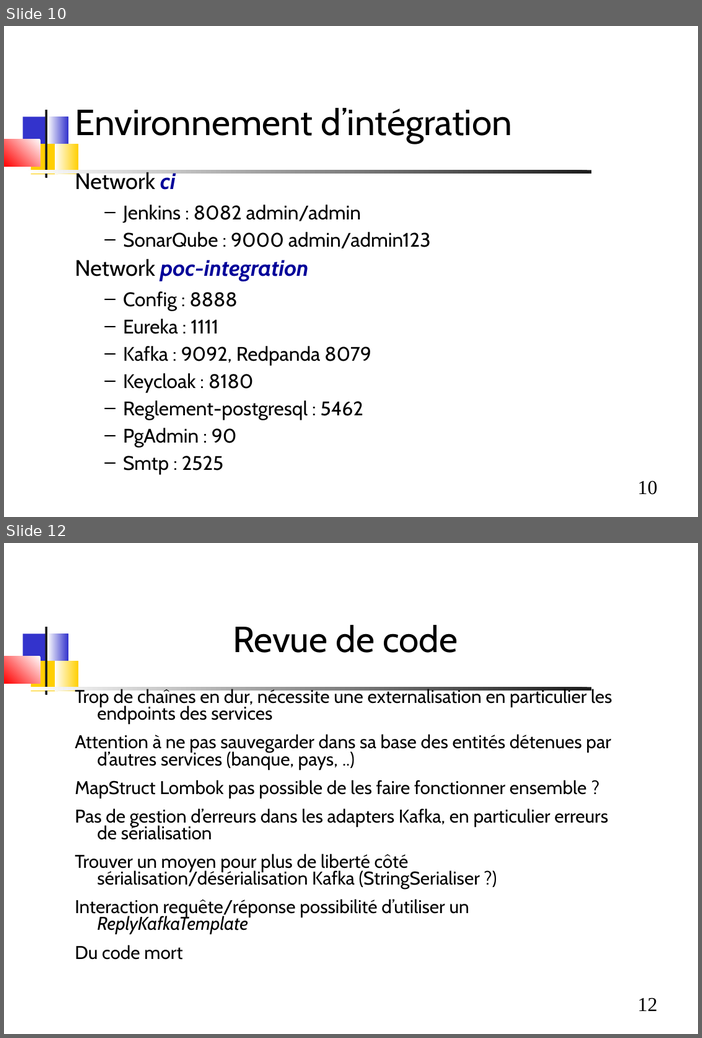
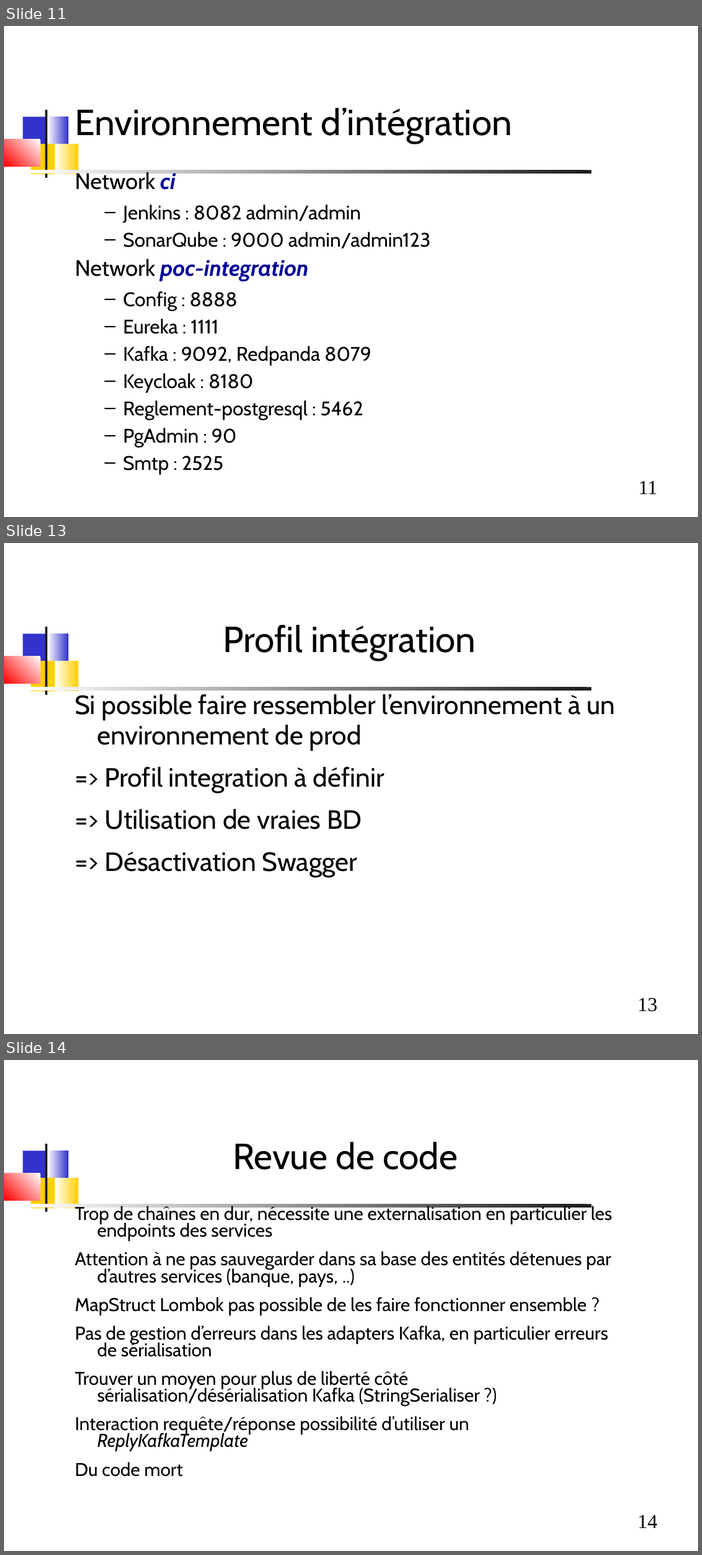
Before and after one commit to dthibau/bceao-cursus, a slide deck: 5_poc2/Increment2.odp. Shown one above the other, each under a label of ours: slides 10 and 12 before the commit, slides 11, 13 and 14 after it; the slides between them are not shown. The pictures are 702x1038 and 702x1555 pixels, drawn with LibreOffice and Linux fonts; fonts in the diff are those of the drawing. Boxes give left, top, right and bottom in pixels: in the first picture for what was removed or moved away, otherwise in the second. Text is boxed around its words. In the diff, an @@ line names an element or a change of style, - is before the commit and + after.

```diff
--- a/5_poc2/Increment2.odp
+++ b/5_poc2/Increment2.odp
@@ slide 13 added at (4,543,698,1034), background #FFFFFF; not listed: 8 template elements that a slide beside it also shows @@
@@ title added at (223,625,476,660), 44 pt, text #000000 @@
+Profil intégration
@@ text added at (75,694,615,877), 32 pt, text #000000 @@
+Si possible faire ressembler l’environnement à un environnement de prod
+=> Profil integration à définir
+=> Utilisation de vraies BD
+=> Désactivation Swagger
@@ what was slide 10 is now slide 11 @@
@@ page number at (639,481,658,494): text changed @@
-10
+11
@@ what was slide 12 is now slide 14 @@
@@ page number at (638,1515,658,1528): text changed @@
-12
+14
```
Also in this commit, not shown: 4 slides changed, 1 other slide added, 1 other file.
